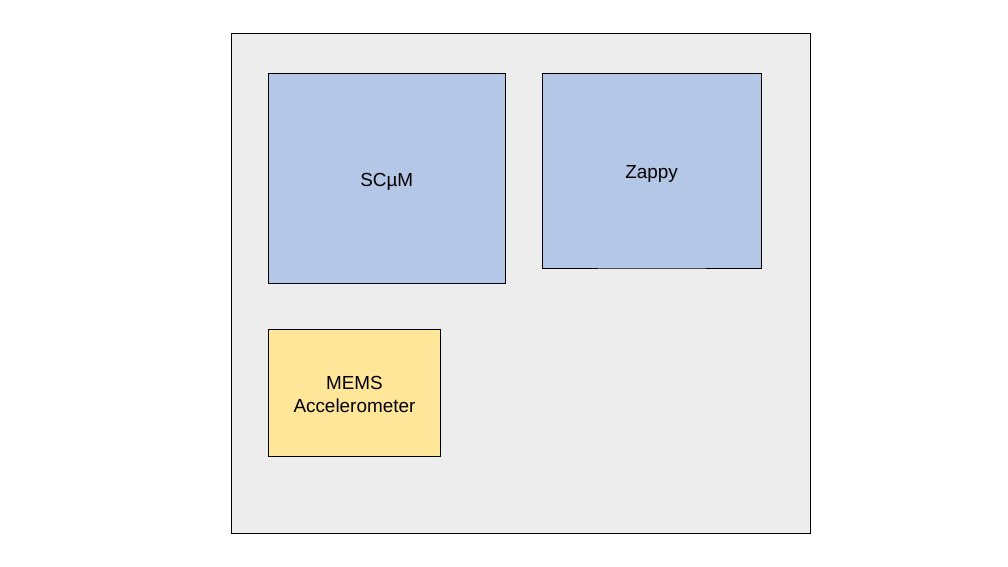
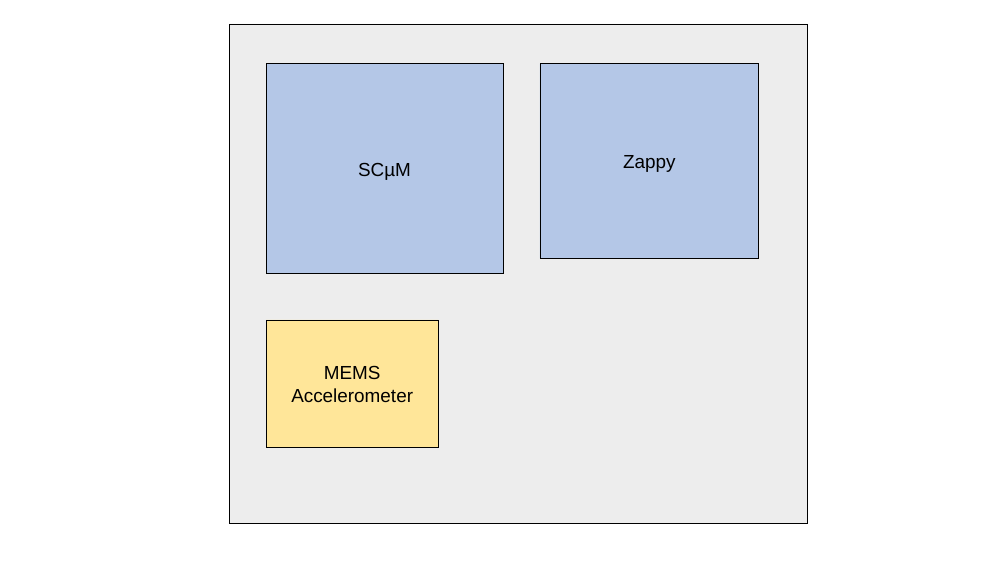
Before and after one commit to PisterLab/aureo-pdk, a slide deck: slide 3 of docs/Aureo_Figures.pptx. Drawn at 1008x567 pixels with LibreOffice and Linux fonts; fonts in the diff are those of the drawing. Boxes give left, top, right and bottom in pixels: in the first picture for what was removed or moved away, otherwise in the second. Text is boxed around its words. In the diff, an @@ line names an element or a change of style, - is before the commit and + after.

```diff
--- a/docs/Aureo_Figures.pptx
+++ b/docs/Aureo_Figures.pptx
@@ 4 rectangles: place and size @@
-4 rectangles at <box>231,34,810,534</box>
+4 rectangles at <box>229,24,808,524</box>
```
Also in this commit, not shown: 2 other slides changed, 4 slides added.
